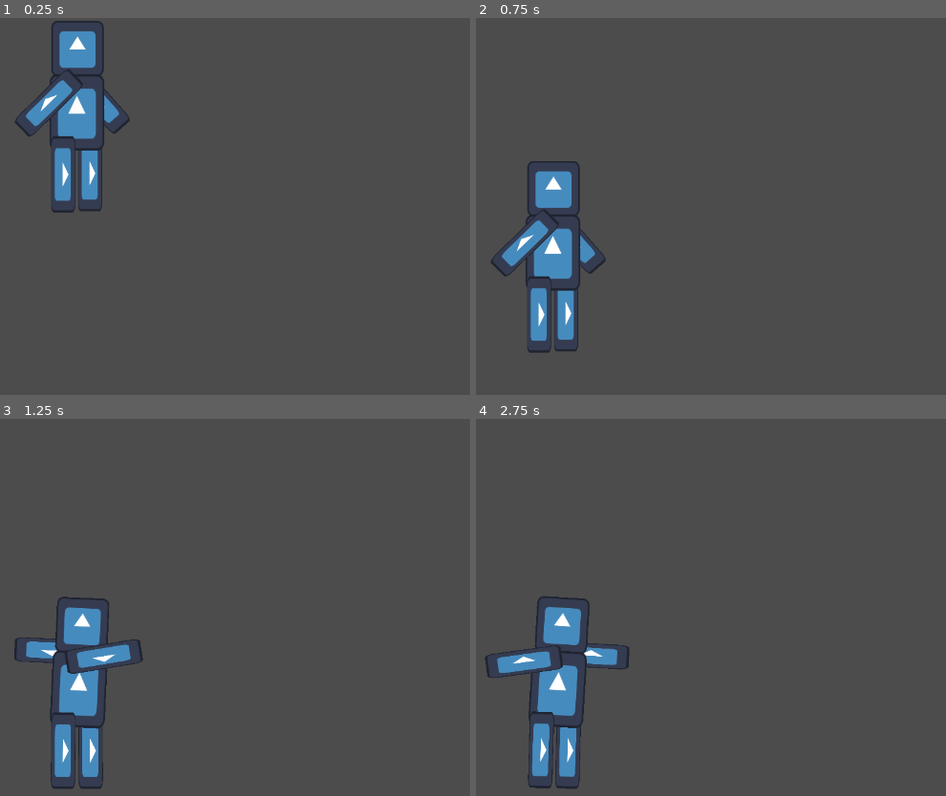
Above: before the commit, frames 1-4 (two rows, left to right).
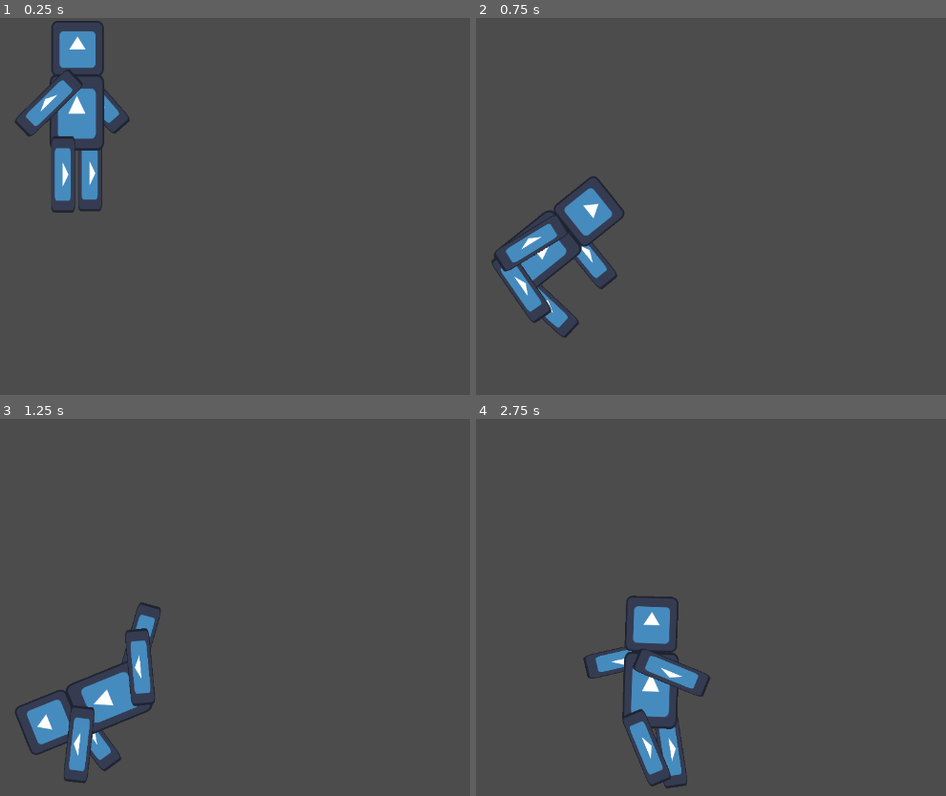
Above: after the commit, the same moments.

Repository: Galitie/mini-tyler-games
Game: Godot game, scene res://tykken/stage.tscn
The game is run twice, just before and just after one commit, with the same random seed, the same clock (stepped at 60 frames per second) and the same inputs. This scene is started directly instead of the project's main scene. The engine's default icon, where the game draws it, is replaced by a stand-in: a white triangle on a blue panel in a dark square.
Inputs (mouse positions are in pixels of both pictures, inside the frame that each line leads up to):
- Up to frame 1 (0.25 s): no input
- Up to frame 2 (0.75 s): tap Enter (start) at 0.5 s; move the mouse to (739, 210) at 0.52 s; hold Right (move_piece_right) from 0.53 s (still down); hold Enter (start) from 0.53 s (still down)
- Up to frame 3 (1.25 s): keep holding Right (move_piece_right); keep holding Enter (start); tap Space (jump) at 0.77 s
- Up to frame 4 (2.75 s): move the mouse to (outside the picture) at 1.27 s; release Right (move_piece_right) at 1.28 s; release Enter (start) at 1.28 s; hold Escape (go_back) 1.28-2.03 s; tap Enter (start) at 1.35 s; tap Space (jump) at 1.52 s; move the mouse to (645, 539) at 2.02 s; hold Right (move_piece_right) from 2.03 s (still down); hold Enter (start) from 2.03 s (still down)

Frame 1 is identical in both runs. In frame 2, 5.1% of the frame differs, in the area x 3-32%, y 37-89%; in frame 3, 6.5%; in frame 4, 8.2%, in the area x 1-50%, y 46-98%.

Commit message:
Fixed end of game winners bug where losers wins didn't count yet

Diff:
--- a/tykken/fighter.gd
+++ b/tykken/fighter.gd
@@ -1 +1,12 @@
-extends Node
+extends RigidBody2D
+var thrust = Vector2(0, -250)
+var torque = 1000000
+
+func _integrate_forces(state):
+	state.apply_force(Vector2())
+	var rotation_direction = 0
+	if Input.is_action_pressed("ui_right"):
+		rotation_direction += 1
+	if Input.is_action_pressed("ui_left"):
+		rotation_direction -= 1
+	state.apply_torque(rotation_direction * torque)
--- a/tykken/fighter.tscn
+++ b/tykken/fighter.tscn
@@ -7,7 +7,6 @@
 size = Vector2(128, 128)
 
 [node name="fighter" type="Node2D"]
-script = ExtResource("1_pejqx")
 
 [node name="r_arm" type="RigidBody2D" parent="."]
 position = Vector2(34, 107)
@@ -50,6 +49,7 @@
 [node name="body" type="RigidBody2D" parent="."]
 position = Vector2(0, 130)
 collision_mask = 2
+script = ExtResource("1_pejqx")
 
 [node name="Sprite2D" type="Sprite2D" parent="body"]
 scale = Vector2(0.72, 1)
@@ -113,6 +113,6 @@
 node_b = NodePath("../../r_leg")
 
 [node name="l_hip" type="PinJoint2D" parent="joints"]
-position = Vector2(-23, 183)
+position = Vector2(-24, 183)
 node_a = NodePath("../../body")
 node_b = NodePath("../../l_leg")
--- a/tylermon/transition_ui.gd
+++ b/tylermon/transition_ui.gd
@@ -29,6 +29,7 @@
 	build_nodes(winners)
 	sm_left_confetti.emitting = true
 	sm_right_confetti.emitting = true
+	build_final_winners(winners)
 
 
 func clear_winners():
@@ -57,7 +58,7 @@
 		title_label.text = "✨🏆 GAME WINNER 🏆✨"
 	else:
 		title_label.text = "✨🏆 GAME WINNERS 🏆✨"
-	build_nodes(winners)
+
 
 
 func build_nodes(winners):
@@ -91,7 +92,7 @@
 		if winners.size() == 3:
 			loser.wins += 3
 		if winners.size() == 2:
-			loser.wins += 1
+			loser.wins += 2
 	for loser in losers:
 		var image = TextureRect.new()
 		var label = Label.new()
@@ -111,3 +112,58 @@
 		vbox.add_child(image)
 		vbox.set("theme_override_constants/separation", -20)
 		container.add_child(vbox)
+
+func build_final_winners(winners):
+	var losers = get_tree().get_nodes_in_group("player")
+	for loser in losers:
+		if winners.size() == 3:
+			loser.wins += 3
+		if winners.size() == 2:
+			loser.wins += 2
+
+	for winner in winners:
+		for player in losers:
+			if player.wins == winner.wins:
+				winner.append(player)
+	var winner_container = get_node("center_container/vbox/winners")
+	for winner in winners:
+		var image = TextureRect.new()
+		var label = Label.new()
+		label.theme = load("res://tylermon/tylermon_theme.tres")
+		label.horizontal_alignment = HORIZONTAL_ALIGNMENT_CENTER
+		label.set("theme_override_colors/font_color", Color("000000"))
+		label.text = "Total VP: " + str(winner.wins)
+		var sprite_frame = winner.get_child(0).get_node("scalable_nodes").get_child(0).get_sprite_frames()
+		image.texture = sprite_frame.get_frame_texture("idle",0)
+		image.modulate = winner.get_child(0).custom_color
+		var vbox = VBoxContainer.new()
+		vbox.add_child(label)
+		vbox.add_child(image)
+		vbox.set("theme_override_constants/separation", -60)
+		winner_container.add_child(vbox)
+
+	for winner in winners:
+		for player in losers:
+			if winner == player:
+				losers.erase(player)
+
+	var loser_container = get_node("center_container/vbox/losers")
+	for loser in losers:
+		var image = TextureRect.new()
+		var label = Label.new()
+		var sprite_frame = loser.get_child(0).get_node("scalable_nodes").get_child(0).get_sprite_frames()
+		var texture = sprite_frame.get_frame_texture("idle",0)
+		image.texture = texture
+		image.expand_mode = TextureRect.EXPAND_IGNORE_SIZE
+		image.custom_minimum_size = Vector2(100,100)
+		image.stretch_mode = TextureRect.STRETCH_KEEP_ASPECT
+		label.horizontal_alignment = HORIZONTAL_ALIGNMENT_CENTER
+		label.set("theme_override_colors/font_color", Color("000000"))
+		label.text = "Total VP: " + str(loser.wins)
+		label.theme = load("res://tylermon/tylermon_theme.tres")
+		image.modulate = loser.get_child(0).custom_color
+		var vbox = VBoxContainer.new()
+		vbox.add_child(label)
+		vbox.add_child(image)
+		vbox.set("theme_override_constants/separation", -20)
+		loser_container.add_child(vbox)
